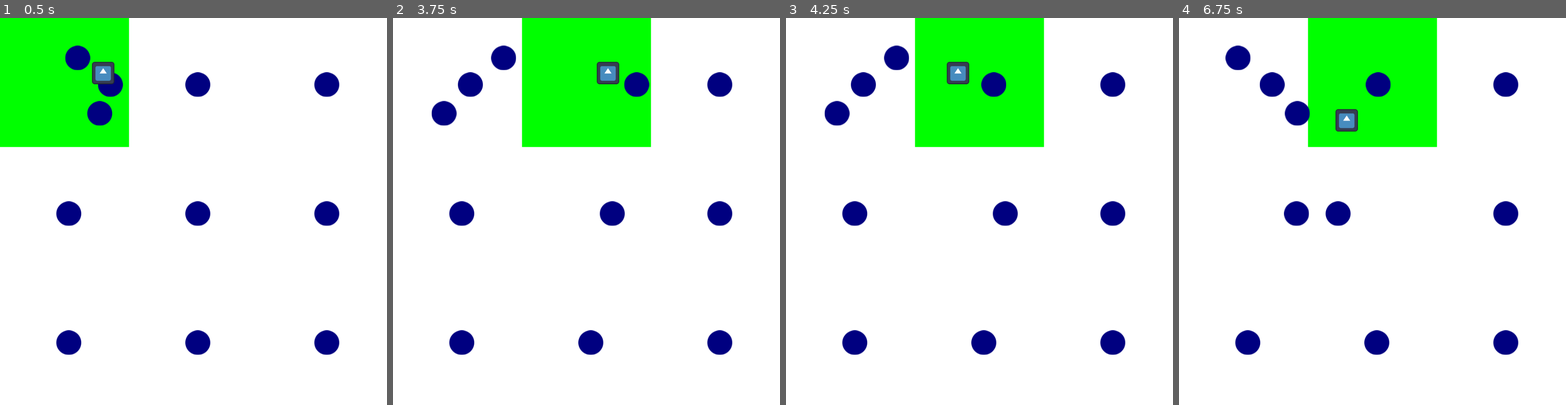
Above: before the commit, frames 1-4 (left to right).
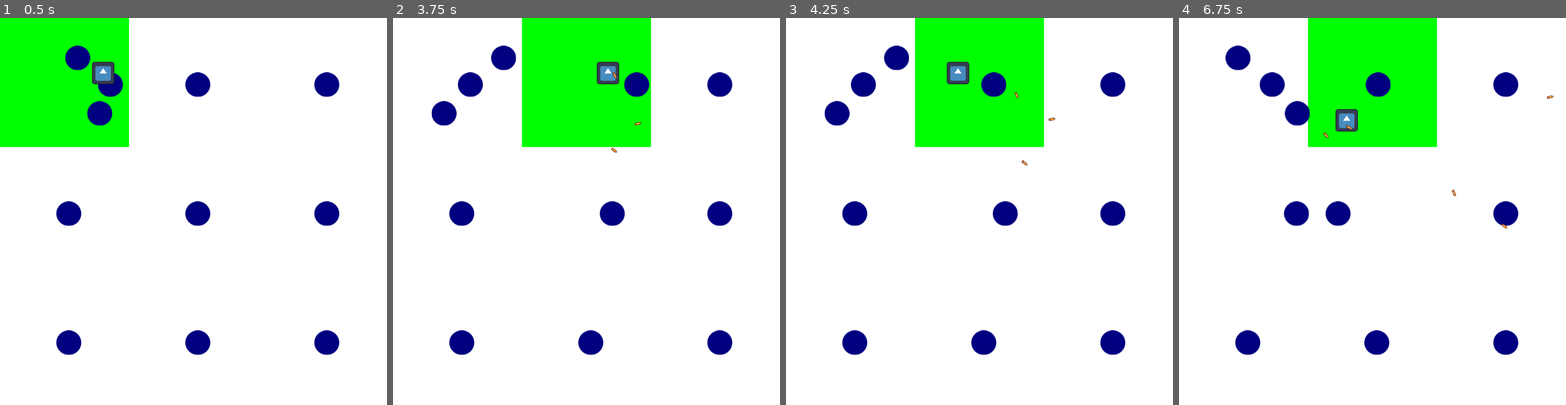
Above: after the commit, the same moments.

Repository: Jcalafange/IA_para_jogos
Game: Godot game, scene res://Cena1.tscn
Two runs of this game, one before a commit and one after it. Both use one fixed random seed, a clock stepped at 60 frames per second and the inputs below. The engine's default icon, where the game draws it, is replaced by a stand-in: a white triangle on a blue panel in a dark square.
Inputs (mouse positions are in pixels of both pictures, inside the frame that each line leads up to):
- Up to frame 1 (0.5 s): no input
- Up to frame 2 (3.75 s): move the mouse to (671, 192) at 0.52 s; hold Right (ui_right) 0.53-1.28 s; click (671, 192) at 0.67 s; move the mouse to (509, 230) at 1.27 s; hold Down (ui_down) 1.28-2.03 s; click (509, 230) at 1.42 s; move the mouse to (625, 126) at 2.02 s; hold Right (ui_right) 2.03-2.78 s; click (625, 126) at 2.17 s; move the mouse to (567, 288) at 2.77 s; hold Up (ui_up) 2.78-3.53 s; click (567, 288) at 2.92 s; move the mouse to (702, 269) at 3.52 s; hold Left (ui_left) from 3.53 s (still down); click (702, 269) at 3.67 s
- Up to frame 3 (4.25 s): keep holding Left (ui_left)
- Up to frame 4 (6.75 s): move the mouse to (1256, 153) at 4.27 s; click (1256, 153) at 4.42 s; move the mouse to (1391, 211) at 5.02 s; release Left (ui_left) at 5.03 s; hold Down (ui_down) 5.03-5.78 s; click (1391, 211) at 5.17 s; move the mouse to (1314, 114) at 5.77 s; hold Right (ui_right) 5.78-6.53 s; click (1314, 114) at 5.92 s; move the mouse to (1457, 192) at 6.52 s; hold Up (ui_up) from 6.53 s (still down); click (1457, 192) at 6.67 s

Frame 1 is identical in both runs. In frame 2, less than 0.1% of the frame differs, in the area x 56-65%, y 14-35%; in frame 3, less than 0.1%; in frame 4, less than 0.1%, in the area x 37-97%, y 20-55%.

Commit message:
Criação dos disparos e da bala

Diff:
--- a/Cena1.tscn
+++ b/Cena1.tscn
@@ -1,10 +1,12 @@
-[gd_scene load_steps=7 format=3 uid="uid://dvkx8053yek68"]
+[gd_scene load_steps=9 format=3 uid="uid://dvkx8053yek68"]
 
 [ext_resource type="Script" path="res://Scripts/GameController.gd" id="1_k3llr"]
 [ext_resource type="PackedScene" uid="uid://c46y1mpjb84cc" path="res://scenes/zonas/Zone.tscn" id="2_ibn4e"]
 [ext_resource type="PackedScene" uid="uid://c7yjtaywdoswx" path="res://scenes/ball/ball.tscn" id="3_glsyj"]
 [ext_resource type="Script" path="res://Scripts/bola.gd" id="3_opcuk"]
 [ext_resource type="Texture2D" uid="uid://cflhx2ul21p2t" path="res://icon.svg" id="4_xq5yl"]
+[ext_resource type="Script" path="res://Scripts/BulletManager.gd" id="6_gvfge"]
+[ext_resource type="PackedScene" uid="uid://c1dr2qejk47wc" path="res://scenes/Bullet/bullet.tscn" id="7_v4s5h"]
 
 [sub_resource type="RectangleShape2D" id="RectangleShape2D_rn4r2"]
 size = Vector2(52, 52)
@@ -85,3 +87,12 @@
 
 [node name="CollisionShape2D" type="CollisionShape2D" parent="bola"]
 shape = SubResource("RectangleShape2D_rn4r2")
+
+[node name="ShootTimer" type="Timer" parent="bola"]
+
+[node name="BulletManager" type="Node2D" parent="."]
+script = ExtResource("6_gvfge")
+bullet_scene = ExtResource("7_v4s5h")
+
+[connection signal="shoot" from="bola" to="BulletManager" method="_on_bola_shoot"]
+[connection signal="timeout" from="bola/ShootTimer" to="bola" method="_on_shoot_timer_timeout"]
--- /dev/null
+++ b/Scripts/BulletManager.gd
@@ -0,0 +1,12 @@
+extends Node2D
+
+@export var bullet_scene : PackedScene
+
+
+func _on_bola_shoot(pos, dir):
+	var bullet = bullet_scene.instantiate()
+	add_child(bullet)
+	bullet.position = pos
+	bullet.direction = dir.normalized()
+	bullet.rotation = dir.angle() + PI / 2
+	bullet.add_to_group('bullets')
--- a/Scripts/bola.gd
+++ b/Scripts/bola.gd
@@ -1,8 +1,12 @@
 extends CharacterBody2D
 
 @export var speed: float = 200.0  # Velocidade da bola
-signal entered_zone(zone)
-signal exited_zone(zone)
+@export var maxLife: float = 100.0
+@export var currentLife: float = 0.0
+@export var dano: float = 15.0
+var can_shoot : bool = true
+
+signal shoot
 
 func _physics_process(delta: float) -> void:
 	# Reseta a velocidade do corpo a cada frame
@@ -17,6 +21,11 @@
 		velocity.y += speed
 	elif Input.is_action_pressed("ui_up"):
 		velocity.y -= speed
+	if Input.is_mouse_button_pressed(MOUSE_BUTTON_LEFT) and can_shoot:
+		var dir = get_global_mouse_position() - position
+		shoot.emit(position, dir)
+		can_shoot = false
+		$ShootTimer.start()
 
 	# Move a bola usando move_and_slide()
 	if velocity.length() > 0:
@@ -46,3 +55,7 @@
 					GameController.toggle_zone(zone)
 		else:
 			print("Aviso: Zona '%s' não possui um CollisionShape2D." % zone.name)
+
+
+func _on_shoot_timer_timeout():
+	can_shoot = true # Replace with function body.
--- a/project.godot
+++ b/project.godot
@@ -23,3 +23,34 @@
 
 window/size/viewport_width=900
 window/size/viewport_height=900
+
+[input]
+
+ui_left={
+"deadzone": 0.5,
+"events": [Object(InputEventKey,"resource_local_to_scene":false,"resource_name":"","device":0,"window_id":0,"alt_pressed":false,"shift_pressed":false,"ctrl_pressed":false,"meta_pressed":false,"pressed":false,"keycode":4194319,"physical_keycode":0,"key_label":0,"unicode":4194319,"echo":false,"script":null)
+, Object(InputEventJoypadButton,"resource_local_to_scene":false,"resource_name":"","device":0,"button_index":13,"pressure":0.0,"pressed":false,"script":null)
+, Object(InputEventKey,"resource_local_to_scene":false,"resource_name":"","device":-1,"window_id":0,"alt_pressed":false,"shift_pressed":false,"ctrl_pressed":false,"meta_pressed":false,"pressed":false,"keycode":0,"physical_keycode":65,"key_label":0,"unicode":97,"echo":false,"script":null)
+]
+}
+ui_right={
+"deadzone": 0.5,
+"events": [Object(InputEventKey,"resource_local_to_scene":false,"resource_name":"","device":0,"window_id":0,"alt_pressed":false,"shift_pressed":false,"ctrl_pressed":false,"meta_pressed":false,"pressed":false,"keycode":4194321,"physical_keycode":0,"key_label":0,"unicode":4194321,"echo":false,"script":null)
+, Object(InputEventJoypadButton,"resource_local_to_scene":false,"resource_name":"","device":0,"button_index":14,"pressure":0.0,"pressed":false,"script":null)
+, Object(InputEventKey,"resource_local_to_scene":false,"resource_name":"","device":-1,"window_id":0,"alt_pressed":false,"shift_pressed":false,"ctrl_pressed":false,"meta_pressed":false,"pressed":false,"keycode":0,"physical_keycode":68,"key_label":0,"unicode":100,"echo":false,"script":null)
+]
+}
+ui_up={
+"deadzone": 0.5,
+"events": [Object(InputEventKey,"resource_local_to_scene":false,"resource_name":"","device":0,"window_id":0,"alt_pressed":false,"shift_pressed":false,"ctrl_pressed":false,"meta_pressed":false,"pressed":false,"keycode":4194320,"physical_keycode":0,"key_label":0,"unicode":4194320,"echo":false,"script":null)
+, Object(InputEventJoypadButton,"resource_local_to_scene":false,"resource_name":"","device":0,"button_index":11,"pressure":0.0,"pressed":false,"script":null)
+, Object(InputEventKey,"resource_local_to_scene":false,"resource_name":"","device":-1,"window_id":0,"alt_pressed":false,"shift_pressed":false,"ctrl_pressed":false,"meta_pressed":false,"pressed":false,"keycode":0,"physical_keycode":87,"key_label":0,"unicode":119,"echo":false,"script":null)
+]
+}
+ui_down={
+"deadzone": 0.5,
+"events": [Object(InputEventKey,"resource_local_to_scene":false,"resource_name":"","device":0,"window_id":0,"alt_pressed":false,"shift_pressed":false,"ctrl_pressed":false,"meta_pressed":false,"pressed":false,"keycode":4194322,"physical_keycode":0,"key_label":0,"unicode":4194322,"echo":false,"script":null)
+, Object(InputEventJoypadButton,"resource_local_to_scene":false,"resource_name":"","device":0,"button_index":12,"pressure":0.0,"pressed":false,"script":null)
+, Object(InputEventKey,"resource_local_to_scene":false,"resource_name":"","device":-1,"window_id":0,"alt_pressed":false,"shift_pressed":false,"ctrl_pressed":false,"meta_pressed":false,"pressed":false,"keycode":0,"physical_keycode":83,"key_label":0,"unicode":115,"echo":false,"script":null)
+]
+}
--- /dev/null
+++ b/scenes/Bullet/bullet.tscn
@@ -0,0 +1,17 @@
+[gd_scene load_steps=4 format=3 uid="uid://c1dr2qejk47wc"]
+
+[ext_resource type="Texture2D" uid="uid://t1brhned06tp" path="res://assets/Bullet.png" id="1_ljfus"]
+[ext_resource type="Script" path="res://scenes/Bullet/bulletController.gd" id="1_o80sf"]
+
+[sub_resource type="RectangleShape2D" id="RectangleShape2D_srgae"]
+size = Vector2(5, 16)
+
+[node name="Bullet" type="Area2D"]
+script = ExtResource("1_o80sf")
+
+[node name="Sprite2D" type="Sprite2D" parent="."]
+scale = Vector2(0.05, 0.05)
+texture = ExtResource("1_ljfus")
+
+[node name="CollisionShape2D" type="CollisionShape2D" parent="."]
+shape = SubResource("RectangleShape2D_srgae")
--- /dev/null
+++ b/scenes/Bullet/bulletController.gd
@@ -0,0 +1,13 @@
+extends Area2D
+
+var direction : Vector2
+var speed : int = 100
+
+# Called when the node enters the scene tree for the first time.
+func _ready():
+	pass # Replace with function body.
+
+
+# Called every frame. 'delta' is the elapsed time since the previous frame.
+func _process(delta):
+	position += speed * direction * delta
--- a/scenes/zonas/zona.tscn
+++ /dev/null
@@ -1,15 +0,0 @@
-[gd_scene load_steps=3 format=3 uid="uid://q8xmtsvy43sd"]
-
-[ext_resource type="Script" path="res://Scripts/ZoneController.gd" id="1_hrn5m"]
-
-[sub_resource type="RectangleShape2D" id="RectangleShape2D_c7nxh"]
-
-[node name="Zona" type="ColorRect"]
-offset_right = 300.0
-offset_bottom = 300.0
-
-[node name="Area2D" type="Area2D" parent="."]
-script = ExtResource("1_hrn5m")
-
-[node name="CollisionShape2D" type="CollisionShape2D" parent="Area2D"]
-shape = SubResource("RectangleShape2D_c7nxh")
Binary file added: assets/Bullet.ase
Binary file added: assets/Bullet.png
Not shown, added: assets/Bullet.png.import
